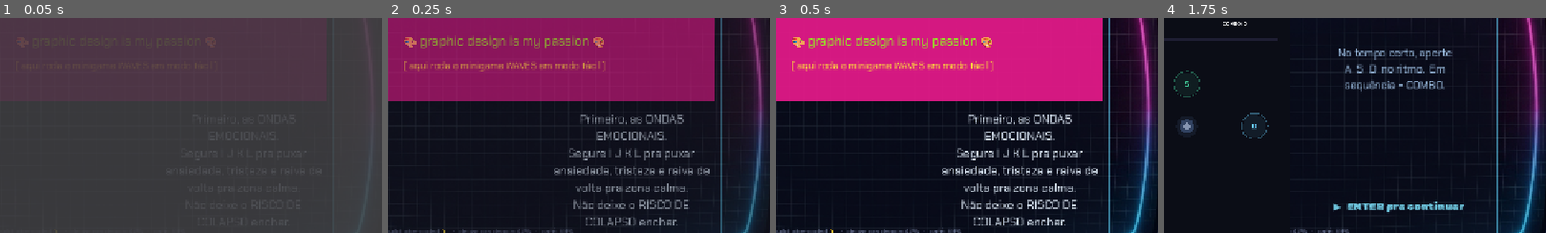
Above: before the commit, frames 1-4 (left to right).
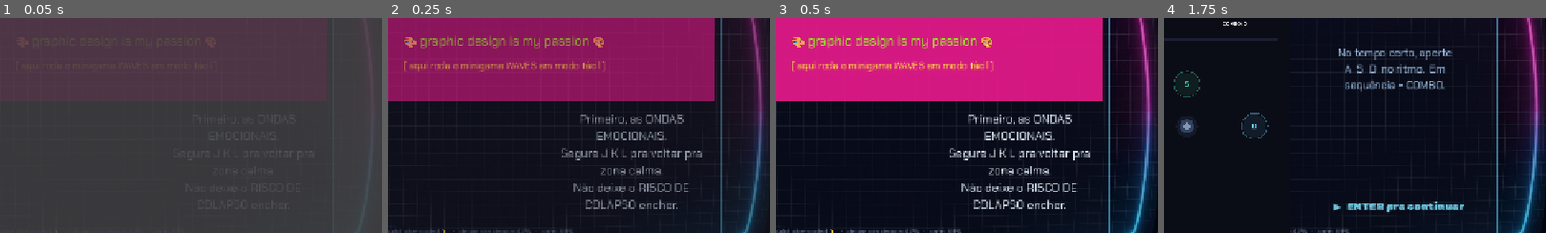
Above: after the commit, the same moments.

Repository: joaopedrogiancolidev/Gamejam42
Game: Godot game, scene res://scenes/Tutorial1.tscn
The game is run twice, just before and just after one commit, with the same random seed, the same clock (stepped at 60 frames per second) and the same inputs. This scene is started directly instead of the project's main scene. Sound files missing from this copy of the repository are replaced by a short silence.
Inputs:
- Up to frame 1 (0.05 s): no input
- Up to frame 2 (0.25 s): no input
- Up to frame 3 (0.5 s): no input
- Up to frame 4 (1.75 s): tap Enter at 0.5 s; hold D 0.53-1.28 s; tap J at 0.6 s; tap Space at 0.77, 1.52 s; tap A at 1.25 s; hold S from 1.28 s (still down); tap K at 1.35 s
The pictures show only the part of the screen within x 36-86%, y 31-81%; the shares and areas given below are measured in that part.

The runs differ from the first frame. In frame 2, 3.5% of the frame differs, in the area x 43-85%, y 60-97%; in frame 3, 3.9%; in frame 4, nothing differs.

Commit message:
refactor Tutorial1 scene text for clarity and emotional guidance

Diff:
--- a/scenes/Tutorial1.tscn
+++ b/scenes/Tutorial1.tscn
@@ -5,7 +5,7 @@
 [node name="Tutorial1" unique_id=912544041 instance=ExtResource("1_base")]
 header = "●  TUTORIAL — lado emocional"
 texto = "Primeiro, as ONDAS EMOCIONAIS.
-Segure I J K L pra puxar ansiedade, tristeza e raiva de volta pra zona calma.
+Segure J K L pra voltar pra zona calma.
 Não deixe o RISCO DE COLAPSO encher."
 arte_placeholder = "[ aqui roda o minigame WAVES em modo fácil ]"
 proxima_cena = "res://scenes/PlotTwist.tscn"
